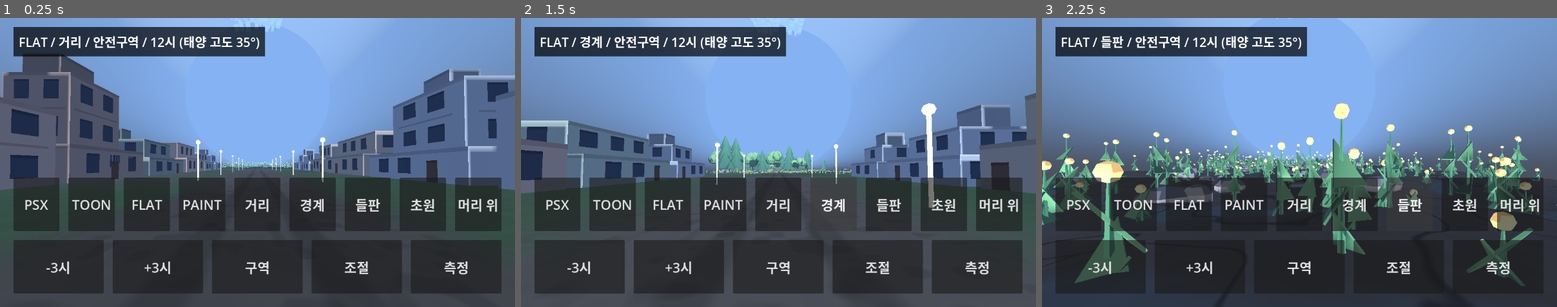
Above: before the commit, frames 1-3 (left to right).
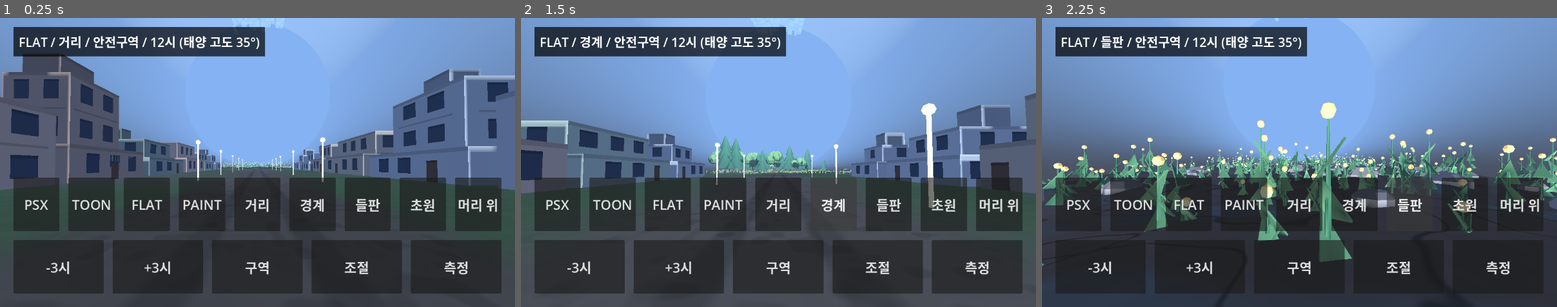
Above: after the commit, the same moments.

Repository: yeongkim0814-svg/habitat
Game: Godot game, scene res://spikes/m0_look/main.tscn
Two runs of this game, one before a commit and one after it. Both use one fixed random seed, a clock stepped at 60 frames per second and the inputs below. This scene is started directly instead of the project's main scene.
Inputs:
- Up to frame 1 (0.25 s): no input
- Up to frame 2 (1.5 s): click "거리" at 0.5 s; click "경계" at 1.25 s
- Up to frame 3 (2.25 s): click "들판" at 2 s

The runs differ from the first frame. In frame 1, 0.2% of the frame differs, in the area x 41-58%, y 0-53%; in frame 2, nothing differs; in frame 3, 16%, in the area x 0-100%, y 0-93%.

Commit message:
fix(m0): 밭 회피는 초원 바위에만 적용 (Codex 지적 반영, Refs #34)
Co-Authored-By: Claude Opus 5.5 <noreply@anthropic.com>
Claude-Session: https://claude.ai/code/session_01HASMSy8iY7SeiUjsU1YZyi

Diff:
--- a/spikes/m0_look/stage.gd
+++ b/spikes/m0_look/stage.gd
@@ -95,14 +95,14 @@
 	rocks(look, rng, root)
 	plants(look, rng, root)
 
-static func rocks(look: String, rng: RandomNumberGenerator, root: Node3D) -> void:
+static func rocks(look: String, rng: RandomNumberGenerator, root: Node3D, avoid_plot: bool = false) -> void:
 	var mesh := SphereMesh.new()
 	mesh.radial_segments = 7
 	mesh.rings = 4
 	var xforms: Array[Transform3D] = []
 	for i in range(110):
 		var p := Vector3(rng.randf_range(-HALF_X, HALF_X), 0.0, rng.randf_range(8.0, 92.0))
-		while PLOT.grow(2.0).has_point(Vector2(p.x, p.z)):
+		while avoid_plot and PLOT.grow(2.0).has_point(Vector2(p.x, p.z)):
 			p = Vector3(rng.randf_range(-HALF_X, HALF_X), 0.0, rng.randf_range(8.0, 92.0))
 		var s := rng.randf_range(0.8, 3.2)
 		var b := Basis(Vector3.UP, rng.randf() * TAU) * Basis.from_scale(Vector3(s * rng.randf_range(0.8, 1.6), s * rng.randf_range(0.5, 1.0), s * rng.randf_range(0.8, 1.4)))
@@ -159,7 +159,7 @@
 static func meadow(look: String, rng: RandomNumberGenerator, root: Node3D) -> void:
 	# Fate Trigger-style reference: rolling green ground, conifers, round broadleaf trees, grass tufts, rocks.
 	root.add_child(ground(look, "meadow", 3.0, 95.0, 1.0))
-	rocks(look, rng, root)
+	rocks(look, rng, root, true)
 	trees(look, rng, root)
 	grass(look, rng, root)
 
